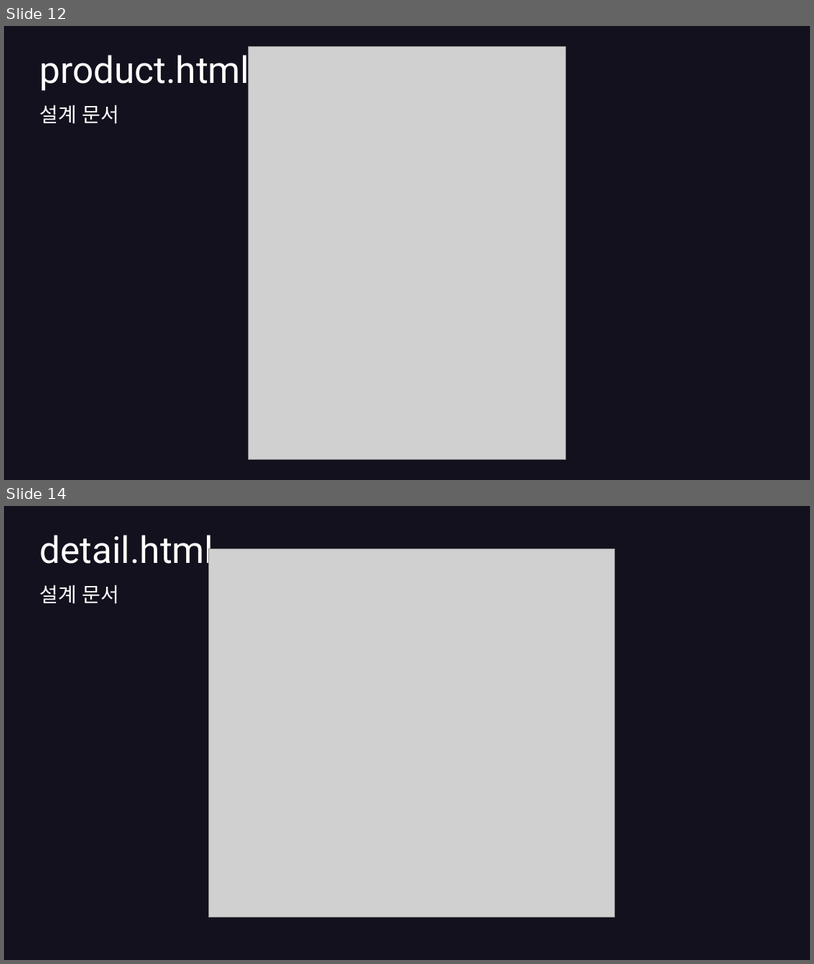
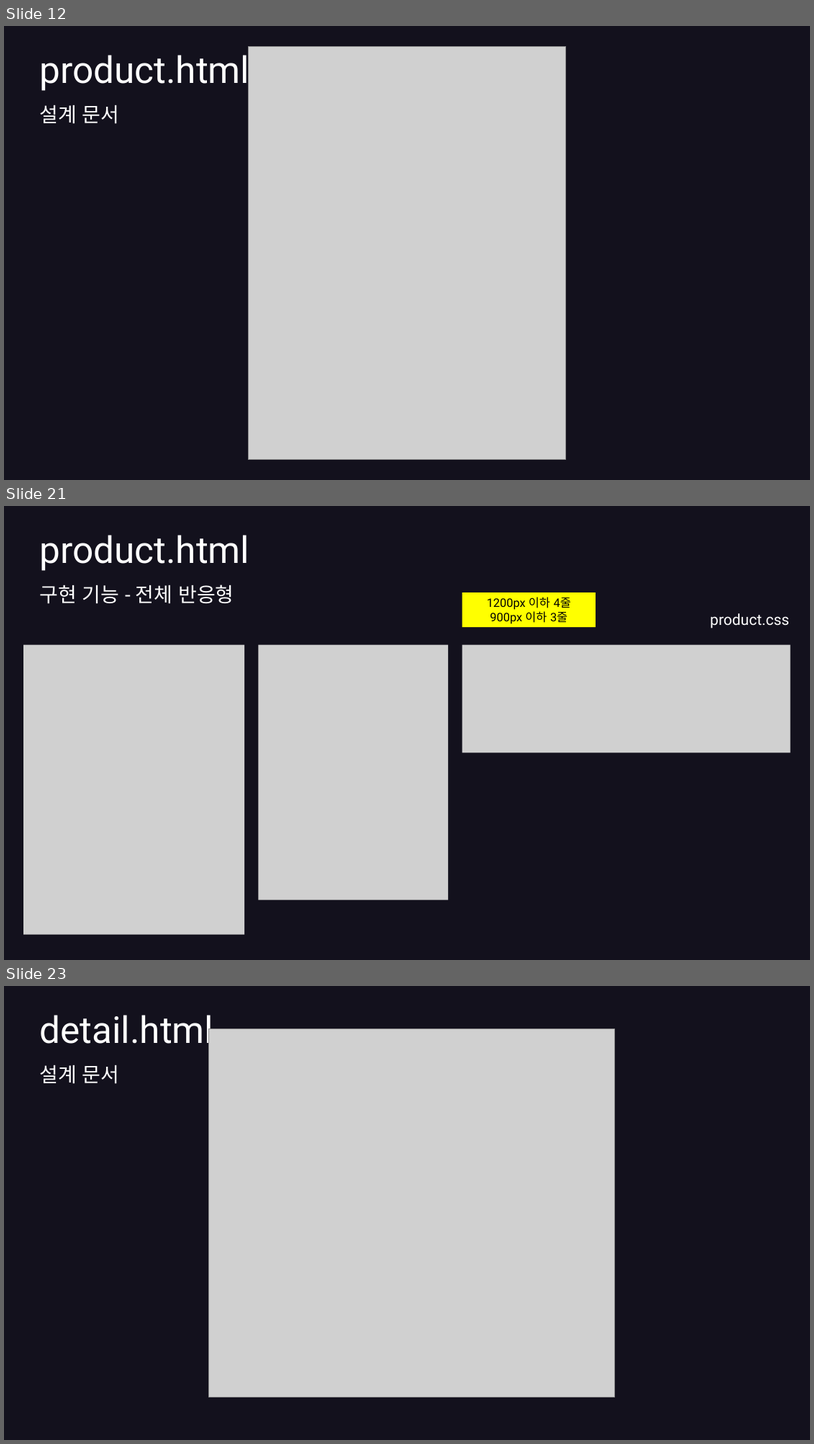
Before and after one commit to hyunkyumlee/FrontProject, a slide deck: 발표 자료/푸마_발표ppt.pptx. Shown one above the other, each under a label of ours: slides 12 and 14 before the commit, slides 12, 21 and 23 after it; the slides between them are not shown. The pictures are 814x964 and 814x1444 pixels, drawn with LibreOffice and Linux fonts; fonts in the diff are those of the drawing; grey boxes stand for pictures. Boxes give left, top, right and bottom in pixels: in the first picture for what was removed or moved away, otherwise in the second. Text is boxed around its words. In the diff, an @@ line names an element or a change of style, - is before the commit and + after.

```diff
--- a/발표 자료/푸마_발표ppt.pptx
+++ b/발표 자료/푸마_발표ppt.pptx
@@ slide 21 added at (x1=4, y1=506, x2=810, y2=960), background #13111D @@
@@ title added at (x1=40, y1=535, x2=250, y2=571), 44 pt, text #FFFFFF @@
+product.html
@@ text added at (x1=40, y1=584, x2=234, y2=604), 24 pt, text #FFFFFF @@
+구현 기능 - 전체 반응형
@@ rectangle added at (x1=463, y1=592, x2=597, y2=627), fill #FFFF00, 14 pt, text #000000 @@
+1200px 이하 4줄
+900px 이하 3줄
@@ text added at (x1=710, y1=613, x2=790, y2=628), 18 pt, text #FFFFFF @@
+product.css
@@ picture added at (x1=23, y1=644, x2=244, y2=934) @@
@@ picture added at (x1=259, y1=644, x2=449, y2=900) @@
@@ picture added at (x1=463, y1=644, x2=791, y2=753) @@
@@ what was slide 14 is now slide 23 @@
```
Also in this commit, not shown: 2 slides changed, 8 other slides added, 1 other file.
